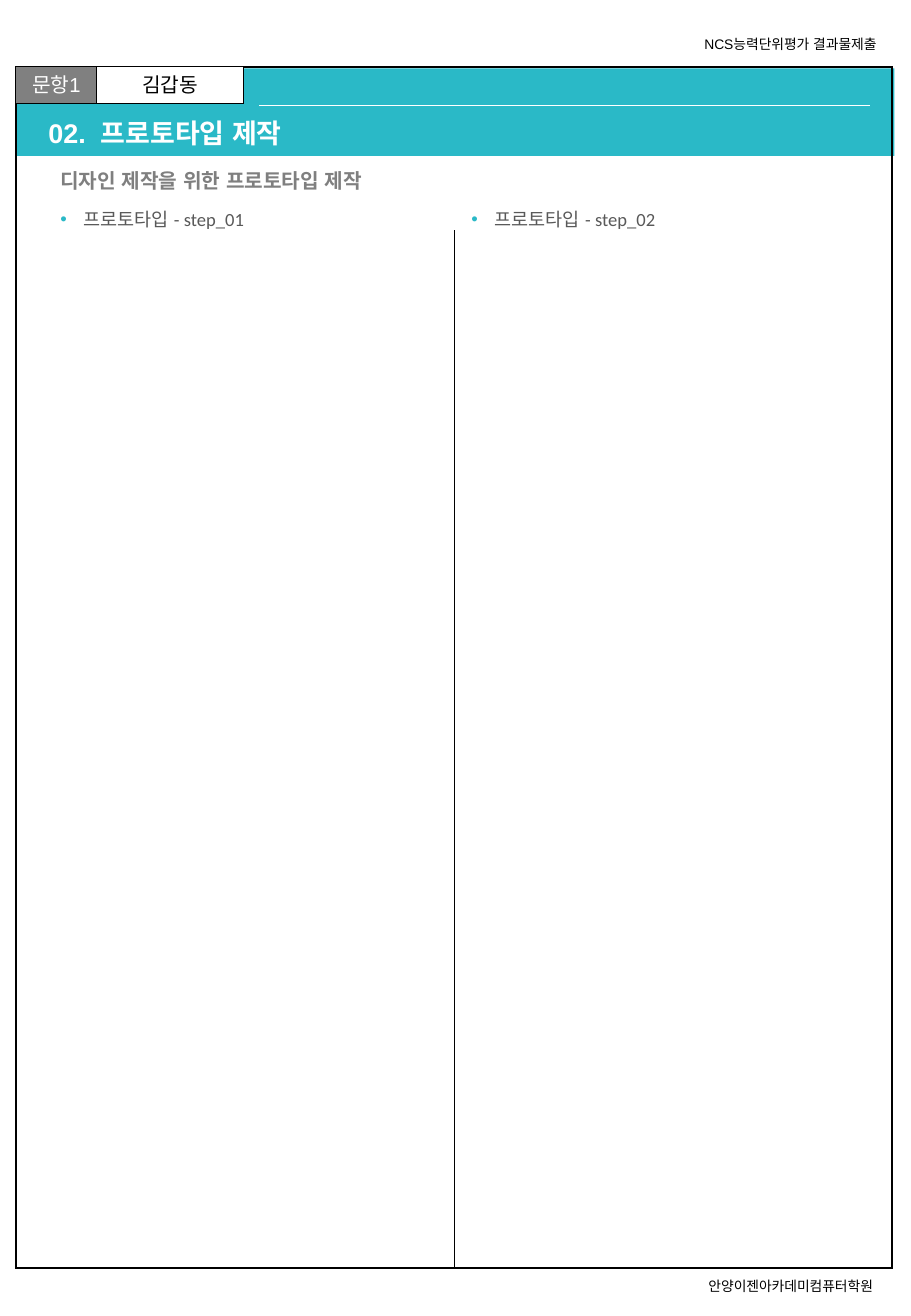
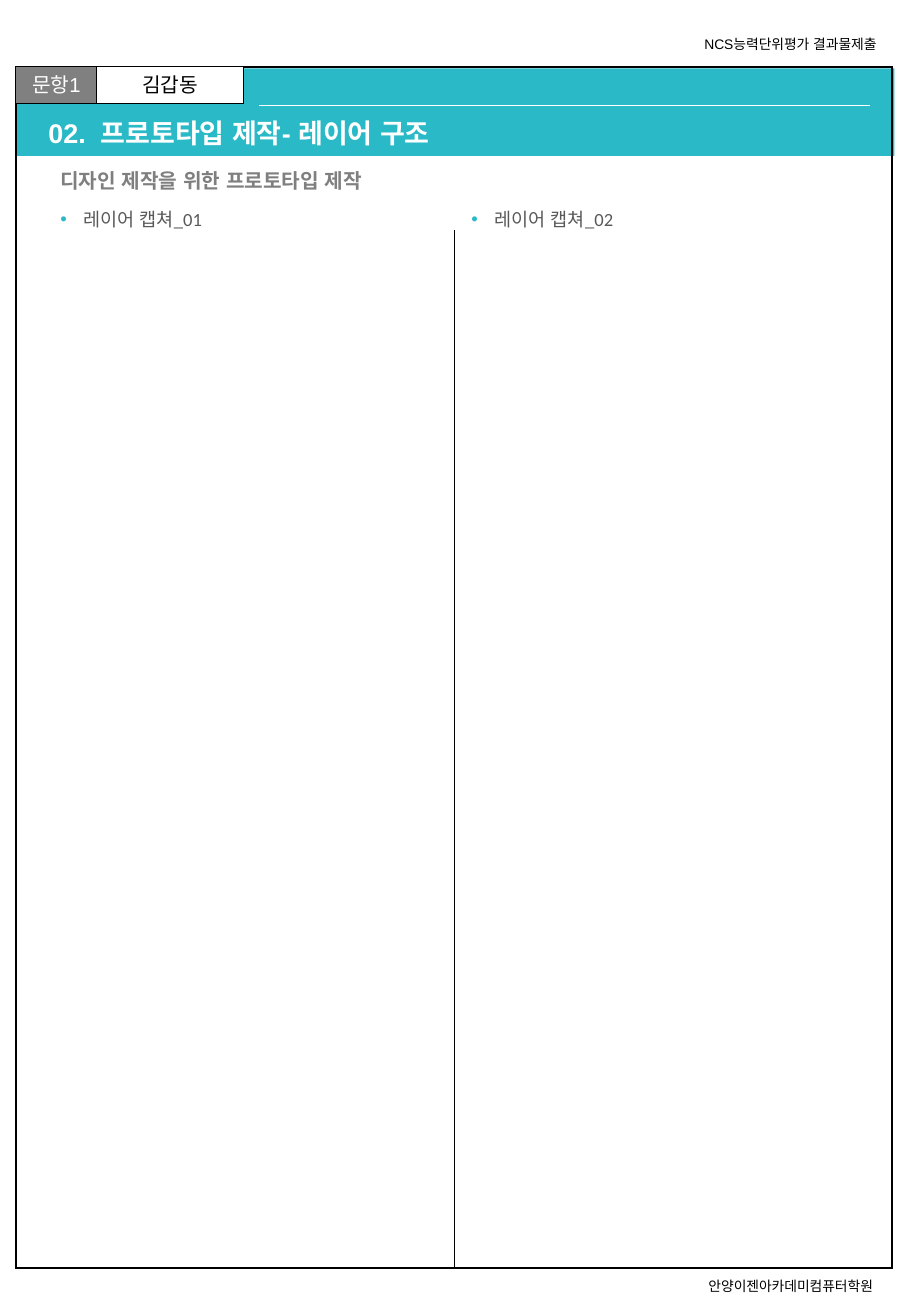
Before and after one commit to xidoWeb/smart_210901, a slide deck: slide 3 of a_asset/n_02_UIUX콘셉트기획/uiux콘셉트기획_제출양식.pptx. Drawn at 911x1316 pixels with LibreOffice and Linux fonts; fonts in the diff are those of the drawing. Boxes give left, top, right and bottom in pixels: in the first picture for what was removed or moved away, otherwise in the second. Text is boxed around its words. In the diff, an @@ line names an element or a change of style, - is before the commit and + after.

```diff
--- a/a_asset/n_02_UIUX콘셉트기획/uiux콘셉트기획_제출양식.pptx
+++ b/a_asset/n_02_UIUX콘셉트기획/uiux콘셉트기획_제출양식.pptx
@@ title at bbox=[48, 120, 430, 146]: text changed @@
-02. 프로토타입 제작
+02. 프로토타입 제작- 레이어 구조
@@ text at bbox=[83, 210, 202, 229]: text changed @@
-• 프로토타입 - step_01
+• 레이어 캡쳐_01
@@ text at bbox=[494, 210, 613, 229]: text changed @@
-• 프로토타입 - step_02
+• 레이어 캡쳐_02
```
Also in this commit, not shown: 2 other slides changed, 2 slides added, 1 other file.
